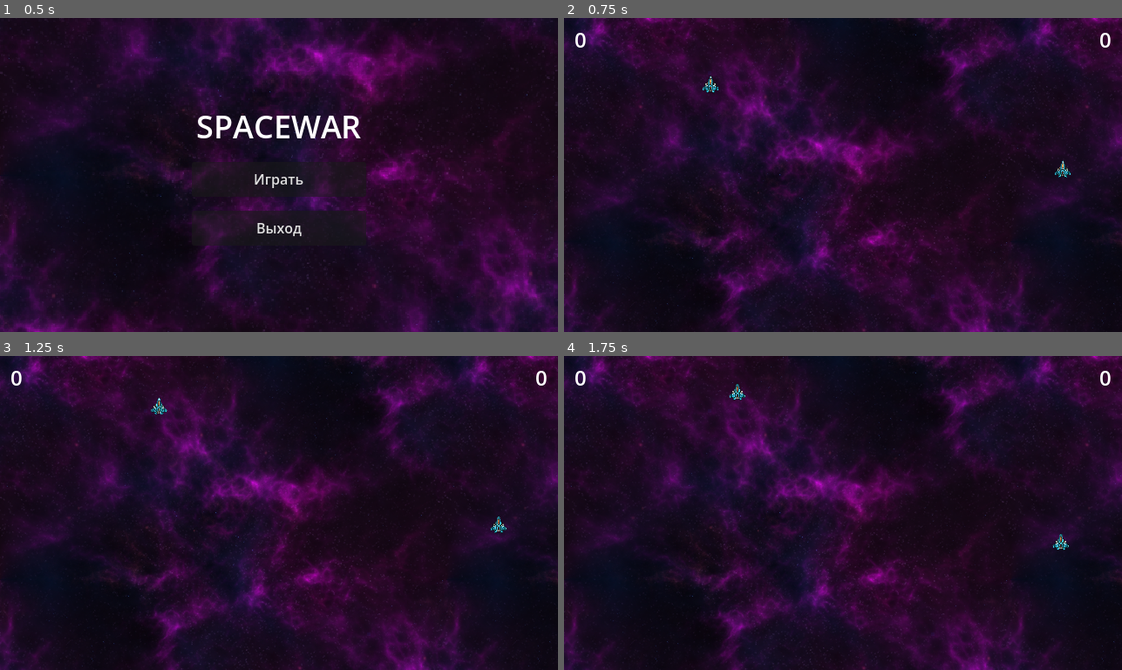
Above: before the commit, frames 1-4 (two rows, left to right).
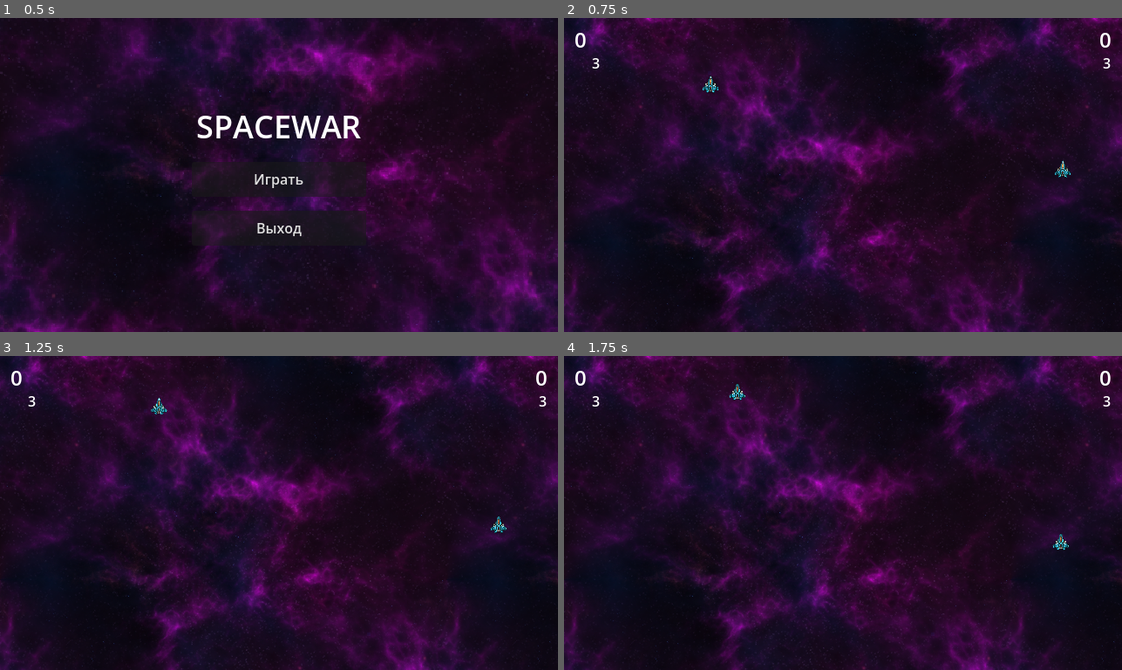
Above: after the commit, the same moments.

Repository: DeeJeezz/4-spacewar
Game: Godot game, scene res://scenes/main/main.tscn
Same seed, same stepped clock (60 frames per second), same inputs: the game is played once before the commit and once after it.
Inputs:
- Up to frame 1 (0.5 s): no input
- Up to frame 2 (0.75 s): click "Играть" at 0.5 s
- Up to frame 3 (1.25 s): no input
- Up to frame 4 (1.75 s): no input

Frame 1 is identical in both runs. In frame 2, less than 0.1% of the frame differs, in the area x 5-98%, y 12-17%; in frame 3, less than 0.1%; in frame 4, less than 0.1%.

Commit message:
win conditions

Diff:
--- /dev/null
+++ b/scenes/game/game.gd
@@ -0,0 +1,13 @@
+class_name GameScene
+extends Node2D
+## Root node of the game scene.
+##
+## Usage: [br]
+## * Add as a child of [Main] — never instantiated as the main scene. [br]
+## * Forwards [signal game_over] from the [RespawnManager] to [Main].
+
+signal game_over(winner_player_index: int, winner_score: int)
+
+
+func _ready() -> void:
+	$RespawnManager.game_over.connect(game_over.emit)
--- a/scenes/game/game.tscn
+++ b/scenes/game/game.tscn
@@ -5,11 +5,14 @@
 [ext_resource type="Script" uid="uid://d0vthlgdxh2fm" path="res://scenes/game/star.gd" id="2_7h61r"]
 [ext_resource type="Script" uid="uid://dpyfmjjlpt7ys" path="res://scenes/game/score_manager.gd" id="3_score_mgr"]
 [ext_resource type="Script" uid="uid://dnrkwj0s2yqso" path="res://scenes/game/ui_manager.gd" id="4_ui_mgr"]
+[ext_resource type="Script" uid="uid://bu6wsrj1rm3rn" path="res://scenes/game/game.gd" id="5_game"]
+[ext_resource type="Script" uid="uid://br8ff0salyllp" path="res://scenes/game/respawn_manager.gd" id="6_respawn_mgr"]
 
 [sub_resource type="RectangleShape2D" id="RectangleShape2D_e0byr"]
 size = Vector2(680, 400)
 
 [node name="Game" type="Node2D" unique_id=310058948]
+script = ExtResource("5_game")
 
 [node name="Background" type="Sprite2D" parent="." unique_id=1882594529]
 position = Vector2(256, 256)
@@ -51,6 +54,9 @@
 [node name="ScoreManager" type="Node" parent="."]
 script = ExtResource("3_score_mgr")
 
+[node name="RespawnManager" type="Node" parent="."]
+script = ExtResource("6_respawn_mgr")
+
 [node name="UI" type="CanvasLayer" parent="."]
 script = ExtResource("4_ui_mgr")
 
@@ -83,3 +89,40 @@
 theme_override_font_sizes/font_size = 24
 text = "0"
 horizontal_alignment = 2
+
+[node name="P1Respawns" type="HBoxContainer" parent="UI/ScoreHUD"]
+layout_mode = 1
+offset_left = 12.0
+offset_top = 40.0
+theme_override_constants/separation = 4
+
+[node name="P1RespawnsIcon" type="TextureRect" parent="UI/ScoreHUD/P1Respawns"]
+layout_mode = 2
+custom_minimum_size = Vector2(16, 16)
+
+[node name="P1RespawnsLabel" type="Label" parent="UI/ScoreHUD/P1Respawns"]
+unique_name_in_owner = true
+layout_mode = 2
+theme_override_font_sizes/font_size = 16
+text = "3"
+
+[node name="P2Respawns" type="HBoxContainer" parent="UI/ScoreHUD"]
+layout_mode = 1
+anchors_preset = 1
+anchor_left = 1.0
+anchor_right = 1.0
+offset_top = 40.0
+offset_right = -12.0
+grow_horizontal = 0
+theme_override_constants/separation = 4
+
+[node name="P2RespawnsIcon" type="TextureRect" parent="UI/ScoreHUD/P2Respawns"]
+layout_mode = 2
+custom_minimum_size = Vector2(16, 16)
+
+[node name="P2RespawnsLabel" type="Label" parent="UI/ScoreHUD/P2Respawns"]
+unique_name_in_owner = true
+layout_mode = 2
+theme_override_font_sizes/font_size = 16
+text = "3"
+horizontal_alignment = 2
--- /dev/null
+++ b/scenes/game/respawn_manager.gd
@@ -0,0 +1,65 @@
+class_name RespawnManager
+extends Node
+## Manages player respawns.
+##
+## Usage: [br]
+## * Add as a child of the [GameScene] root next to [ScoreManager]. [br]
+## * Each player starts with [constant INITIAL_RESPAWNS] respawns. On death the
+## player is respawned at the screen periphery after [constant RESPAWN_DELAY]
+## seconds. [br]
+## * [signal respawns_changed] is emitted whenever a player's remaining respawn
+## count changes. [br]
+## * When a player runs out of respawns, [signal game_over] is emitted with the
+## winner's player index and score.
+
+signal game_over(winner_player_index: int, winner_score: int)
+signal respawns_changed(player_index: int, respawns_left: int)
+
+const INITIAL_RESPAWNS: int = 3
+const RESPAWN_DELAY: float = 3.0
+
+var respawns_left: Dictionary = { 1: INITIAL_RESPAWNS, 2: INITIAL_RESPAWNS }
+
+
+func _ready() -> void:
+	_register_player(get_parent().get_node("Player1"), 1)
+	_register_player(get_parent().get_node("Player2"), 2)
+
+
+func _register_player(player: Player, player_index: int) -> void:
+	player.get_node("Health").died.connect(_on_player_died.bind(player_index))
+
+
+func _on_player_died(_attacker_player_index: int, player_index: int) -> void:
+	respawns_left[player_index] -= 1
+	respawns_changed.emit(player_index, respawns_left[player_index])
+	if respawns_left[player_index] <= 0:
+		var winner_index: int = 3 - player_index
+		var score_manager: ScoreManager = get_parent().get_node("ScoreManager")
+		game_over.emit(winner_index, score_manager.scores[winner_index])
+		return
+
+	var player: Player = get_parent().get_node("Player%d" % player_index)
+	await get_tree().create_timer(RESPAWN_DELAY).timeout
+	if is_instance_valid(player):
+		player.respawn(_random_periphery_position())
+		var star: Star = get_parent().get_node("Star")
+		star.apply_initial_radial_velocity(player)
+
+
+func _random_periphery_position() -> Vector2:
+	var margin: float = 20.0
+	var size: Vector2 = Game.SCREEN_SIZE
+	var width: float = size.x - margin * 2.0
+	var height: float = size.y - margin * 2.0
+	var distance: float = randf() * (width * 2.0 + height * 2.0)
+
+	if distance < width:
+		return Vector2(margin + distance, margin)
+	distance -= width
+	if distance < height:
+		return Vector2(size.x - margin, margin + distance)
+	distance -= height
+	if distance < width:
+		return Vector2(size.x - margin - distance, size.y - margin)
+	return Vector2(margin, size.y - margin - distance)
--- a/scenes/game/star.gd
+++ b/scenes/game/star.gd
@@ -44,13 +44,7 @@
 	return offset
 
 
-func _on_body_entered(body: Node2D) -> void:
-	if body is Player:
-		_targets.append(body)
-		_apply_initial_radial_velocity(body)
-
-
-func _apply_initial_radial_velocity(body: Player) -> void:
+func apply_initial_radial_velocity(body: Player) -> void:
 	var radial: Vector2 = body.global_position - global_position
 	var radius: float = radial.length()
 
@@ -58,3 +52,9 @@
 		var tangent: Vector2 = radial.normalized().rotated(PI / 2.0)
 		var orbital_speed: float = sqrt(gravity_strength / radius)
 		body.velocity = tangent * orbital_speed
+
+
+func _on_body_entered(body: Node2D) -> void:
+	if body is Player and body not in _targets:
+		_targets.append(body)
+		apply_initial_radial_velocity(body)
--- a/scenes/game/ui_manager.gd
+++ b/scenes/game/ui_manager.gd
@@ -1,19 +1,27 @@
 class_name UIManager
 extends CanvasLayer
-## Displays player scores on screen.
+## Displays player scores and remaining respawns on screen.
 ##
 ## Usage: [br]
-## * Add as a child of the [Game] scene root, next to the [ScoreManager]. [br]
-## * Expects the scene to define P1ScoreLabel / P2ScoreLabel nodes with unique
-## names, showing each player's score in a screen corner.
+## * Add as a child of the [Game] scene root, next to the [ScoreManager] and the
+## [RespawnManager]. [br]
+## * Expects the scene to define P1ScoreLabel / P2ScoreLabel and P1RespawnsLabel
+## / P2RespawnsLabel nodes with unique names, showing each player's score and
+## respawn count in a screen corner.
 
 @onready var _p1_score_label: Label = %P1ScoreLabel
 @onready var _p2_score_label: Label = %P2ScoreLabel
+@onready var _p1_respawns_label: Label = %P1RespawnsLabel
+@onready var _p2_respawns_label: Label = %P2RespawnsLabel
 @onready var _score_manager: ScoreManager = get_node("../ScoreManager")
+@onready var _respawn_manager: RespawnManager = get_node("../RespawnManager")
 
 
 func _ready() -> void:
 	_score_manager.score_changed.connect(_on_score_changed)
+	_respawn_manager.respawns_changed.connect(_on_respawns_changed)
+	_p1_respawns_label.text = str(_respawn_manager.respawns_left[1])
+	_p2_respawns_label.text = str(_respawn_manager.respawns_left[2])
 
 
 func _on_score_changed(player_index: int, score: int) -> void:
@@ -22,3 +30,11 @@
 			_p1_score_label.text = str(score)
 		2:
 			_p2_score_label.text = str(score)
+
+
+func _on_respawns_changed(player_index: int, respawns_left: int) -> void:
+	match player_index:
+		1:
+			_p1_respawns_label.text = str(respawns_left)
+		2:
+			_p2_respawns_label.text = str(respawns_left)
--- a/scenes/main/main.gd
+++ b/scenes/main/main.gd
@@ -3,6 +3,7 @@
 
 const MENU_SCENE: PackedScene = preload("res://scenes/menu/menu.tscn")
 const GAME_SCENE: PackedScene = preload("res://scenes/game/game.tscn")
+const VICTORY_SCENE: PackedScene = preload("res://scenes/victory/victory.tscn")
 
 var _current_scene: Node
 
@@ -19,7 +20,17 @@
 
 
 func _on_play_pressed() -> void:
-	_set_scene(GAME_SCENE.instantiate())
+	var game: GameScene = GAME_SCENE.instantiate()
+	game.game_over.connect(_on_game_over)
+	_set_scene(game)
+
+
+func _on_game_over(winner_index: int, score: int) -> void:
+	var victory: VictoryScreen = VICTORY_SCENE.instantiate()
+	_set_scene(victory)
+	victory.setup(winner_index, score)
+	victory.restart_pressed.connect(_on_play_pressed)
+	victory.menu_pressed.connect(show_menu)
 
 
 func _on_quit_pressed() -> void:
--- a/scenes/player/health.gd
+++ b/scenes/player/health.gd
@@ -40,3 +40,9 @@
 	is_dead = true
 	health_changed.emit(current_health, max_health)
 	died.emit(0)
+
+
+func reset() -> void:
+	current_health = max_health
+	is_dead = false
+	health_changed.emit(current_health, max_health)
--- a/scenes/player/player.gd
+++ b/scenes/player/player.gd
@@ -24,6 +24,10 @@
 
 var _exhaust_tween: Tween
 
+var _initial_collision_layer: int
+
+var _initial_collision_mask: int
+
 @onready var _exhaust: AnimatedSprite2D = $Exhaust
 @onready var _health: Health = $Health
 @onready var _hurtbox: Hurtbox = $Hurtbox
@@ -32,6 +36,8 @@
 
 
 func _ready() -> void:
+	_initial_collision_layer = collision_layer
+	_initial_collision_mask = collision_mask
 	_health.died.connect(_on_died)
 
 
@@ -79,6 +85,25 @@
 	bullet.owner_player_index = player_index
 
 
+func respawn(spawn_position: Vector2) -> void:
+	global_position = spawn_position
+	rotation = 0.0
+	velocity = Vector2.ZERO
+	_thrust_direction = Vector2.ZERO
+	_can_shoot = true
+	collision_layer = _initial_collision_layer
+	collision_mask = _initial_collision_mask
+	_hurtbox.monitoring = true
+	_ship_sprite.visible = true
+	_explosion.hide()
+	_exhaust.stop()
+	_exhaust.modulate.a = 0.0
+	_health.reset()
+	show()
+	set_process(true)
+	set_physics_process(true)
+
+
 func _fade_exhaust(target_alpha: float) -> void:
 	if _exhaust_tween and _exhaust_tween.is_valid():
 		_exhaust_tween.kill()
@@ -101,4 +126,9 @@
 	_ship_sprite.visible = false
 	_explosion.show()
 	_explosion.play(str(player_index))
-	_explosion.animation_finished.connect(queue_free)
+	_explosion.animation_finished.connect(_on_explosion_finished)
+
+
+func _on_explosion_finished() -> void:
+	_explosion.animation_finished.disconnect(_on_explosion_finished)
+	hide()
--- /dev/null
+++ b/scenes/victory/victory.gd
@@ -0,0 +1,34 @@
+class_name VictoryScreen
+extends Control
+## Victory screen shown when a player runs out of respawns.
+##
+## Usage: [br]
+## * Call [method setup] with the winner's player index and score. [br]
+## * Emits [signal restart_pressed] to start a new round and
+## [signal menu_pressed] to return to the main menu.
+
+signal restart_pressed
+signal menu_pressed
+
+@onready var _winner_label: Label = %WinnerLabel
+@onready var _score_label: Label = %ScoreLabel
+@onready var _restart_button: Button = %RestartButton
+@onready var _menu_button: Button = %MenuButton
+
+
+func _ready() -> void:
+	_restart_button.pressed.connect(_on_restart_pressed)
+	_menu_button.pressed.connect(_on_menu_pressed)
+
+
+func setup(winner_index: int, score: int) -> void:
+	_winner_label.text = "Победитель: Игрок %d" % winner_index
+	_score_label.text = "Очки: %d" % score
+
+
+func _on_restart_pressed() -> void:
+	restart_pressed.emit()
+
+
+func _on_menu_pressed() -> void:
+	menu_pressed.emit()
--- /dev/null
+++ b/scenes/victory/victory.tscn
@@ -0,0 +1,62 @@
+[gd_scene format=3 uid="uid://b57mvqpfib3n7"]
+
+[ext_resource type="Script" uid="uid://b33howlsp85ql" path="res://scenes/victory/victory.gd" id="1_victory"]
+[ext_resource type="Texture2D" uid="uid://cmkv2khfif7sl" path="res://assets/img/background/Purple_Nebula_04-512x512.png" id="2_bg"]
+
+[node name="Victory" type="Control"]
+layout_mode = 3
+anchors_preset = 15
+anchor_right = 1.0
+anchor_bottom = 1.0
+grow_horizontal = 2
+grow_vertical = 2
+script = ExtResource("1_victory")
+
+[node name="Background" type="TextureRect" parent="."]
+layout_mode = 1
+anchors_preset = 15
+anchor_right = 1.0
+anchor_bottom = 1.0
+grow_horizontal = 2
+grow_vertical = 2
+texture = ExtResource("2_bg")
+expand_mode = 1
+stretch_mode = 6
+
+[node name="CenterContainer" type="CenterContainer" parent="."]
+layout_mode = 1
+anchors_preset = 15
+anchor_right = 1.0
+anchor_bottom = 1.0
+grow_horizontal = 2
+grow_vertical = 2
+
+[node name="VBoxContainer" type="VBoxContainer" parent="CenterContainer"]
+layout_mode = 2
+theme_override_constants/separation = 16
+
+[node name="WinnerLabel" type="Label" parent="CenterContainer/VBoxContainer"]
+unique_name_in_owner = true
+layout_mode = 2
+theme_override_font_sizes/font_size = 32
+text = "Победитель: Игрок 1"
+horizontal_alignment = 1
+
+[node name="ScoreLabel" type="Label" parent="CenterContainer/VBoxContainer"]
+unique_name_in_owner = true
+layout_mode = 2
+theme_override_font_sizes/font_size = 24
+text = "Очки: 0"
+horizontal_alignment = 1
+
+[node name="RestartButton" type="Button" parent="CenterContainer/VBoxContainer"]
+unique_name_in_owner = true
+layout_mode = 2
+custom_minimum_size = Vector2(200, 40)
+text = "Начать заново"
+
+[node name="MenuButton" type="Button" parent="CenterContainer/VBoxContainer"]
+unique_name_in_owner = true
+layout_mode = 2
+custom_minimum_size = Vector2(200, 40)
+text = "Вернуться в меню"
--- a/scripts/autoload/game.gd
+++ b/scripts/autoload/game.gd
@@ -5,4 +5,13 @@
 
 
 func _ready() -> void:
-	SCREEN_SIZE = get_viewport().get_visible_rect().size
+	_update_screen_size()
+
+
+func _update_screen_size() -> void:
+	if DisplayServer.get_name() == "headless":
+		return
+
+	var size: Vector2 = get_viewport().get_visible_rect().size
+	if size.x > 0.0 and size.y > 0.0:
+		SCREEN_SIZE = size
Not shown, added: scenes/game/game.gd.uid
Not shown, added: scenes/game/respawn_manager.gd.uid
Not shown, added: scenes/victory/victory.gd.uid
Not shown, changed: AGENTS.md
